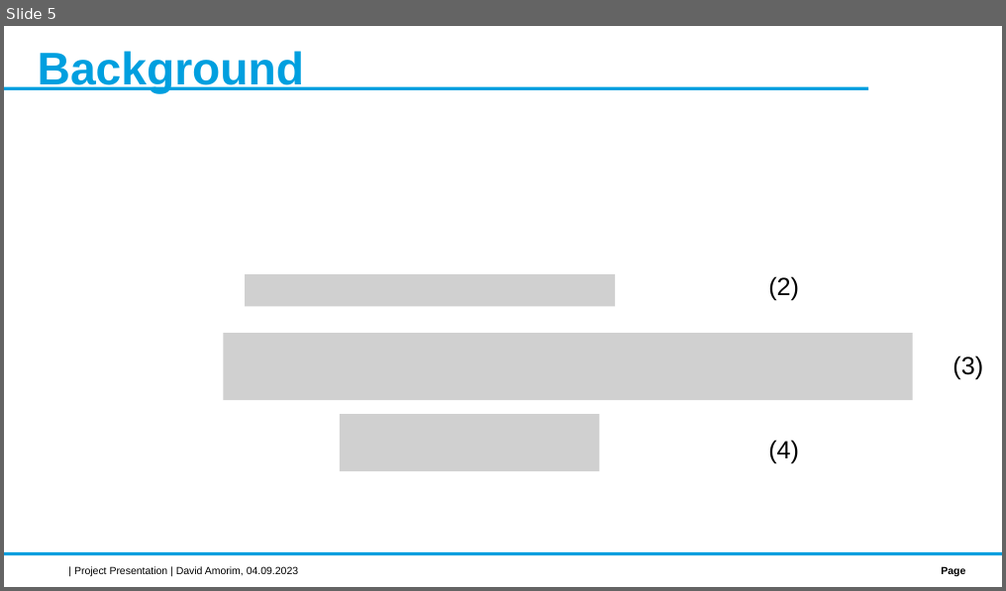
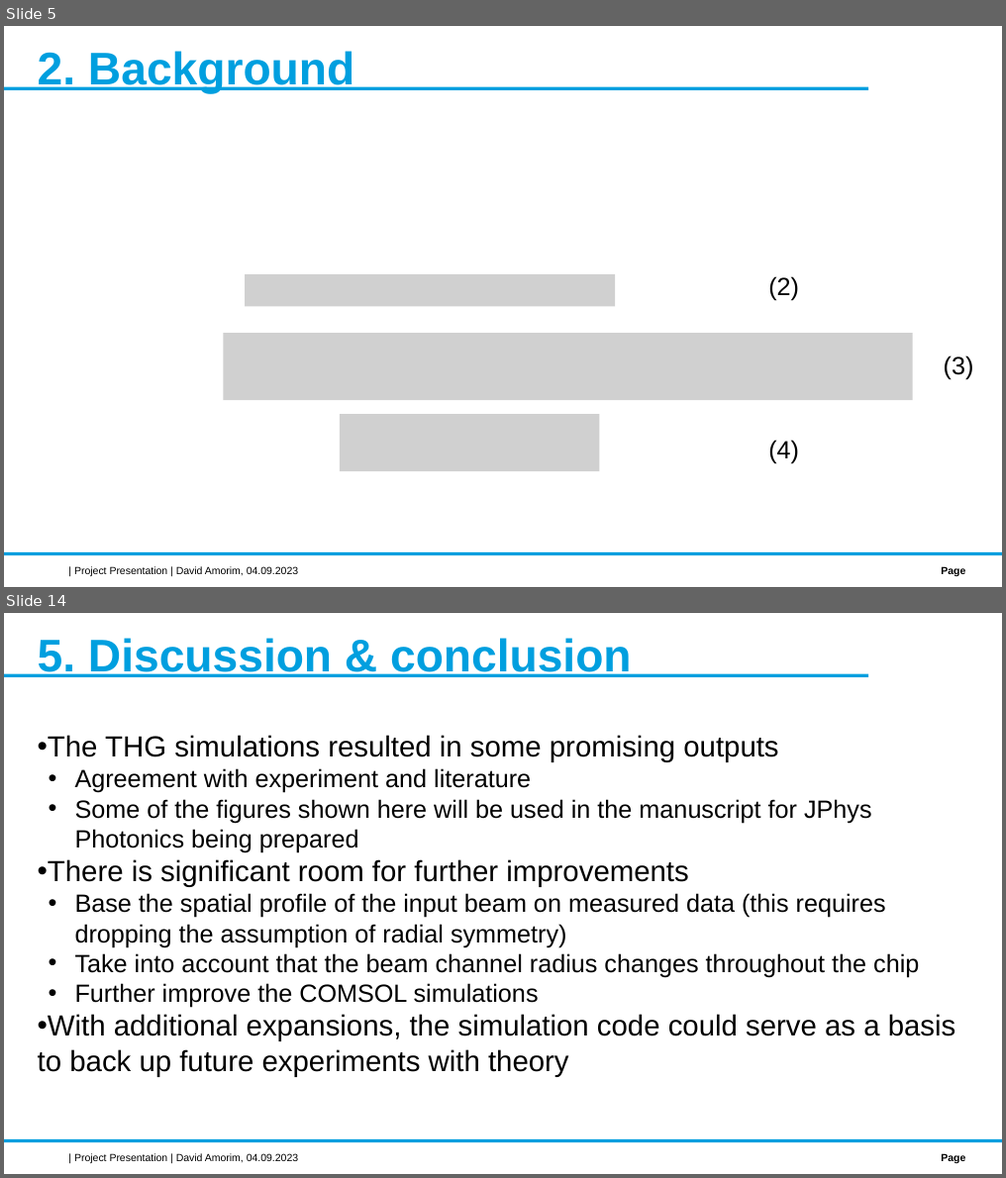
Before and after one commit to david-f-amorim/Simulating-THG-of-few-femtosecond-pulses-in-a-noble-gas-, a slide deck: presentations/DESY - Final Presentation.pptx. Shown one above the other, each under a label of ours: slide 5 before the commit, slides 5 and 14 after it; the slides between them are not shown. The pictures are 1006x591 and 1006x1178 pixels, drawn with LibreOffice and Linux fonts; fonts in the diff are those of the drawing; grey boxes stand for pictures; background and template pictures are left out. Boxes give left, top, right and bottom in pixels: in the first picture for what was removed or moved away, otherwise in the second. Text is boxed around its words. In the diff, an @@ line names an element or a change of style, - is before the commit and + after.

```diff
--- a/presentations/DESY - Final Presentation.pptx
+++ b/presentations/DESY - Final Presentation.pptx
@@ slide 14 added at box(4, 613, 1002, 1174), background #FFFFFF; not listed: 3 template elements that a slide beside it also shows @@
@@ title added at box(38, 638, 632, 677), 44 pt, text #009FDF, bold @@
+5. Discussion & conclusion
@@ text added at box(38, 735, 956, 1077), 24 pt, text #000000 @@
+• The THG simulations resulted in some promising outputs
+  • Agreement with experiment and literature
+  • Some of the figures shown here will be used in the manuscript for JPhys Photonics being prepared
+• There is significant room for further improvements
+  • Base the spatial profile of the input beam on measured data (this requires dropping the assumption of radial symmetry)
+  • Take into account that the beam channel radius changes throughout the chip
+  • Further improve the COMSOL simulations
+• With additional expansions, the simulation code could serve as a basis to back up future experiments with theory
@@ text added at box(74, 1154, 298, 1163), 10 pt, text #000000 @@
+| Project Presentation | David Amorim, 04.09.2023
@@ slide 5 changed as well @@
@@ title at box(38, 51, 354, 94): text changed @@
-Background
+2. Background
@@ text "(3)": place and size @@
-text "(3)" at box(952, 356, 983, 379)
+text "(3)" at box(944, 356, 974, 379)
```
Also in this commit, not shown: 5 other slides changed, 7 other slides added, 53 other files.
